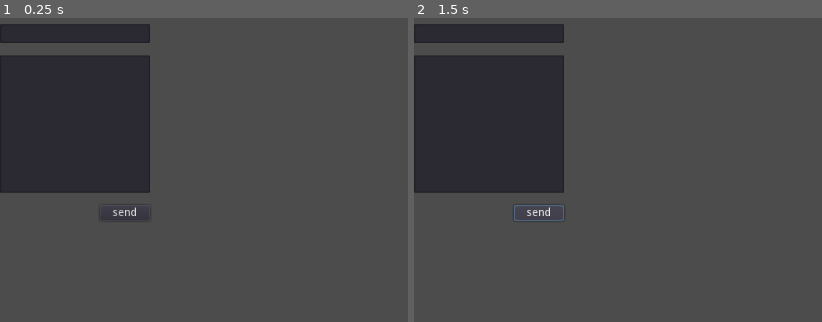
Above: before the commit, frames 1-2 (left to right).
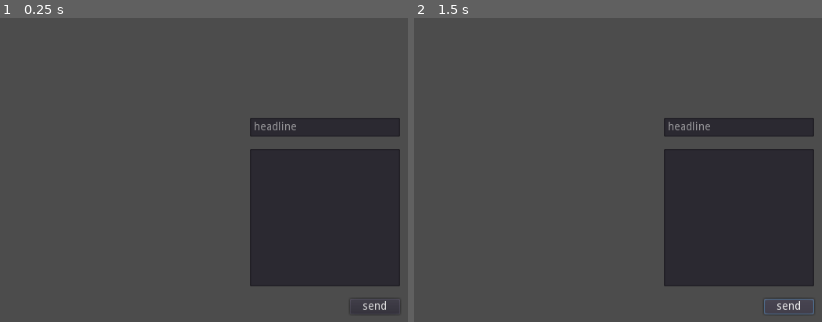
Above: after the commit, the same moments.

Repository: pixelriot/GodotGitlabIssues
Game: Godot game, scene res://CreateIssue.tscn
Two runs of this game, one before a commit and one after it. Both use one fixed random seed, a clock stepped at 60 frames per second and the inputs below. Before the commit the project starts from res://UI.tscn.
Inputs:
- Up to frame 1 (0.25 s): no input
- Up to frame 2 (1.5 s): click "send" at 0.5 s; click "send" at 1.25 s

The runs differ from the first frame. In frame 1, 38% of the frame differs, in the area x 0-99%, y 1-98%; in frame 2, 38%.

Commit message:
added http code.

Diff:
--- /dev/null
+++ b/CreateIssue.gd
@@ -0,0 +1,56 @@
+extends Control
+"""
+Send issues to your Gitlab istance
+"""
+const GITLAB_URL = "https://my-gitlab-server.com"
+const PROJECT_ID = "1"
+const OAUTH_TOKEN = "xxxxxxxxxx"
+const LABEL = "UserFeedback"
+const USE_SSL = false
+
+var headers = ["Content-Type: application/json", "Authorization: Bearer " + OAUTH_TOKEN]
+
+
+func _ready() -> void:
+	$HTTPRequest.connect("request_completed", self, "_on_HTTPRequest_request_completed")
+	$SendButton.connect("pressed", self, "_on_SendButton_pressed")
+
+
+func _on_SendButton_pressed() -> void:
+	if not $HeaderText.text.empty() and not $BodyText.text.empty():
+		var Dict : Dictionary = {
+			"title": $HeaderText.text.http_escape(),
+			"description": $BodyText.text.replace("\n", " | ").http_escape(),
+			"labels": LABEL
+		}
+		_send_event(Dict, HTTPClient.METHOD_POST)
+
+
+func _send_event(_parameters:Dictionary,
+				_method=HTTPClient.METHOD_POST) -> void:
+
+	if $HTTPRequest.get_http_client_status() == HTTPClient.STATUS_DISCONNECTED:
+		var url = GITLAB_URL + "/api/v4/projects/" + PROJECT_ID + "/issues?"
+		for u in _parameters:
+			url += u + "=" + _parameters[u] + "&"
+
+		var error = $HTTPRequest.request(url, headers, USE_SSL, _method)
+		if error != OK:
+			print("http error")
+
+
+func _on_HTTPRequest_request_completed(result: int,
+										response_code: int,
+										headers: PoolStringArray,
+										body: PoolByteArray) -> void:
+
+	if result == HTTPRequest.RESULT_SUCCESS and response_code == 201:
+		var message = parse_json( body.get_string_from_utf8() )
+		var issue_id = message["iid"]
+		print("Feedback send to server: ok", 2)
+		print("Issue created: " + str(issue_id))
+		$HeaderText.text = ""
+		$BodyText.text = ""
+
+	else:
+		print("Error while sending feedback to server: code " + str(response_code))
--- /dev/null
+++ b/CreateIssue.tscn
@@ -0,0 +1,39 @@
+[gd_scene load_steps=2 format=2]
+
+[ext_resource path="res://CreateIssue.gd" type="Script" id=1]
+
+[node name="CreateIssue" type="Control"]
+anchor_right = 1.0
+anchor_bottom = 1.0
+script = ExtResource( 1 )
+__meta__ = {
+"_edit_use_anchors_": false
+}
+
+[node name="HeaderText" type="LineEdit" parent="."]
+margin_left = 320.0
+margin_top = 128.0
+margin_right = 512.0
+margin_bottom = 152.0
+placeholder_text = "headline"
+__meta__ = {
+"_edit_use_anchors_": false
+}
+
+[node name="BodyText" type="TextEdit" parent="."]
+margin_left = 320.0
+margin_top = 168.0
+margin_right = 512.0
+margin_bottom = 344.0
+__meta__ = {
+"_edit_use_anchors_": false
+}
+
+[node name="SendButton" type="Button" parent="."]
+margin_left = 448.0
+margin_top = 360.0
+margin_right = 512.0
+margin_bottom = 380.0
+text = "send"
+
+[node name="HTTPRequest" type="HTTPRequest" parent="."]
--- a/UI.tscn
+++ /dev/null
@@ -1,30 +0,0 @@
-[gd_scene format=2]
-
-[node name="UI" type="Control"]
-anchor_right = 1.0
-anchor_bottom = 1.0
-__meta__ = {
-"_edit_use_anchors_": false
-}
-
-[node name="HTTPRequest" type="HTTPRequest" parent="."]
-
-[node name="HeaderText" type="LineEdit" parent="."]
-margin_top = 8.0
-margin_right = 192.0
-margin_bottom = 32.0
-
-[node name="BodyText" type="TextEdit" parent="."]
-margin_top = 48.0
-margin_right = 192.0
-margin_bottom = 224.0
-__meta__ = {
-"_edit_use_anchors_": false
-}
-
-[node name="SendButton" type="Button" parent="."]
-margin_left = 128.0
-margin_top = 240.0
-margin_right = 192.0
-margin_bottom = 260.0
-text = "send"
--- a/project.godot
+++ b/project.godot
@@ -11,7 +11,7 @@
 [application]
 
 config/name="GodotGitlabIssues"
-run/main_scene="res://UI.tscn"
+run/main_scene="res://CreateIssue.tscn"
 config/icon="res://icon.png"
 
 [physics]
